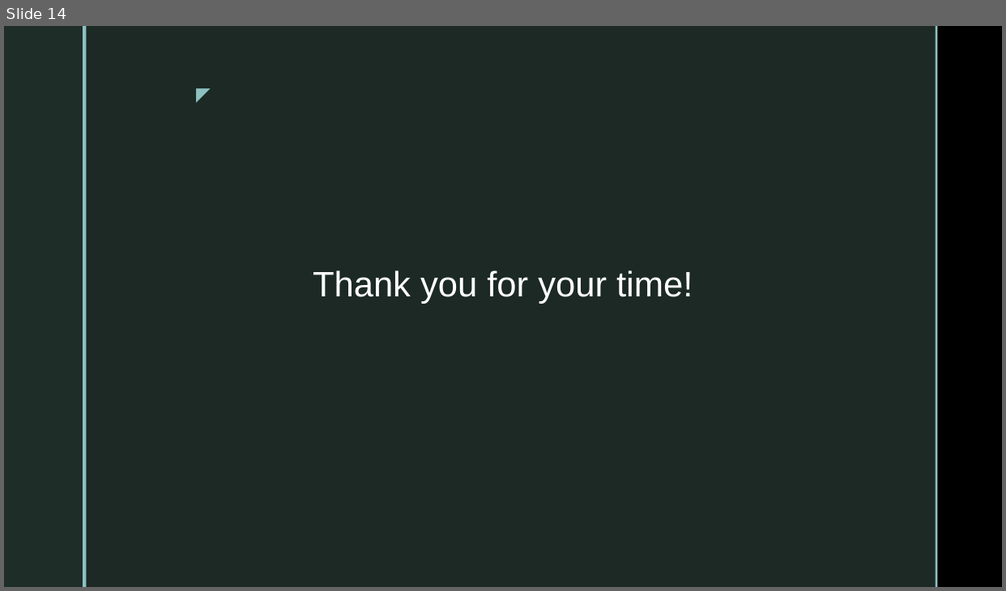
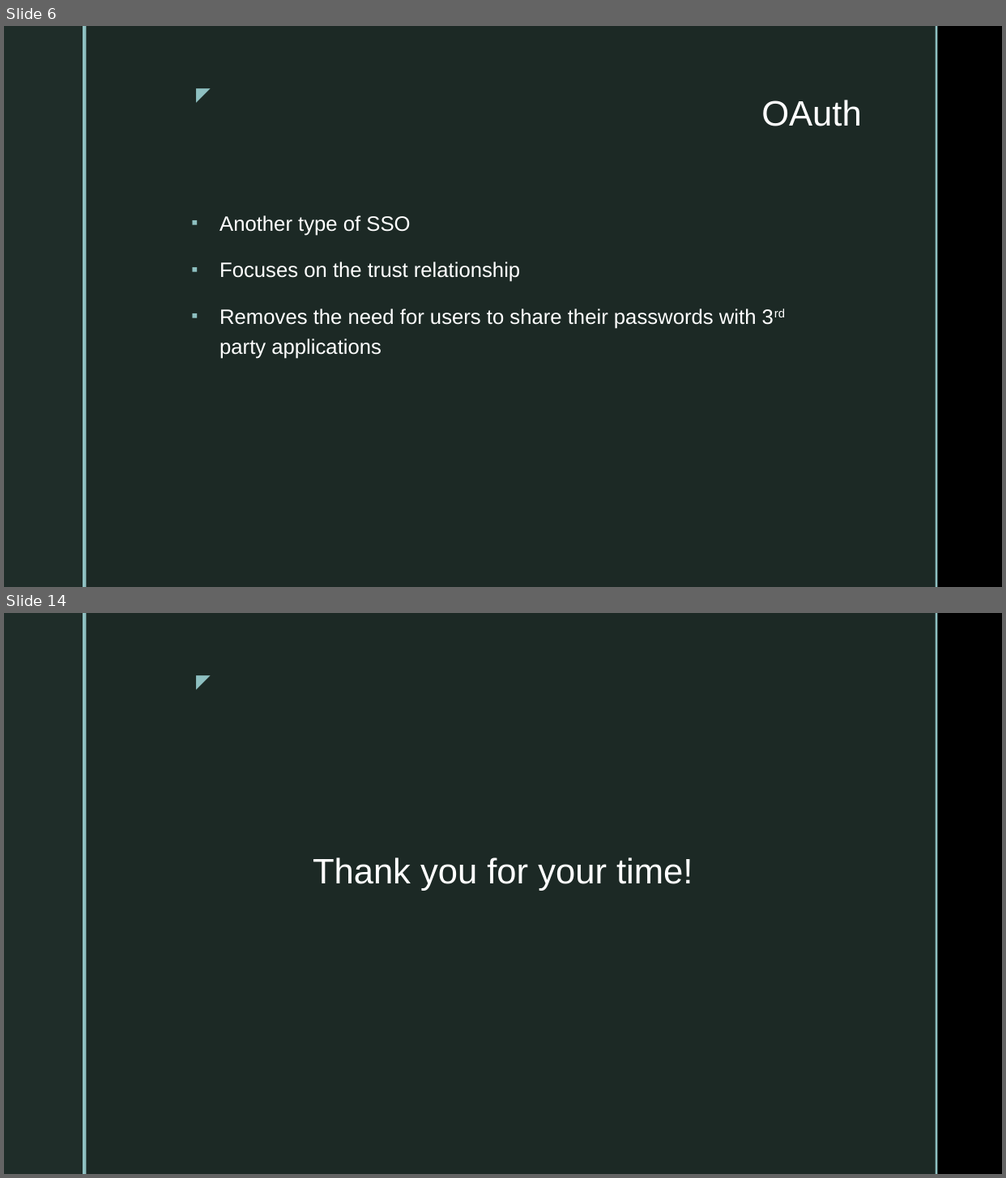
Before and after one commit to elizabethmhinz/CSD-370, a slide deck: module-1/Assignment 1.2 Presentation - Hinz.pptx. Shown one above the other, each under a label of ours: slide 14 before the commit, slides 6 and 14 after it; the slides between them are not shown. The pictures are 1006x591 and 1006x1178 pixels, drawn with LibreOffice and Linux fonts; fonts in the diff are those of the drawing; background and template pictures are left out. Boxes give left, top, right and bottom in pixels: in the first picture for what was removed or moved away, otherwise in the second. Text is boxed around its words. In the diff, an @@ line names an element or a change of style, - is before the commit and + after.

```diff
--- a/module-1/Assignment 1.2 Presentation - Hinz.pptx
+++ b/module-1/Assignment 1.2 Presentation - Hinz.pptx
@@ slide 6 added at <box>4,26,1002,587</box>, background picture (left out); not listed: 5 template elements that a slide beside it also shows @@
@@ title added at <box>761,100,861,126</box>, 34 pt, text #FFFFFF @@
+OAuth
@@ text added at <box>219,216,756,359</box>, 20 pt, text #FFFFFF @@
+▪ Another type of SSO
+▪ Focuses on the trust relationship
+▪ Removes the need for users to share their passwords with 3rd party applications
```
Also in this commit, not shown: 1 slide changed, 12 other slides added, 12 slides removed, 2 other files.
